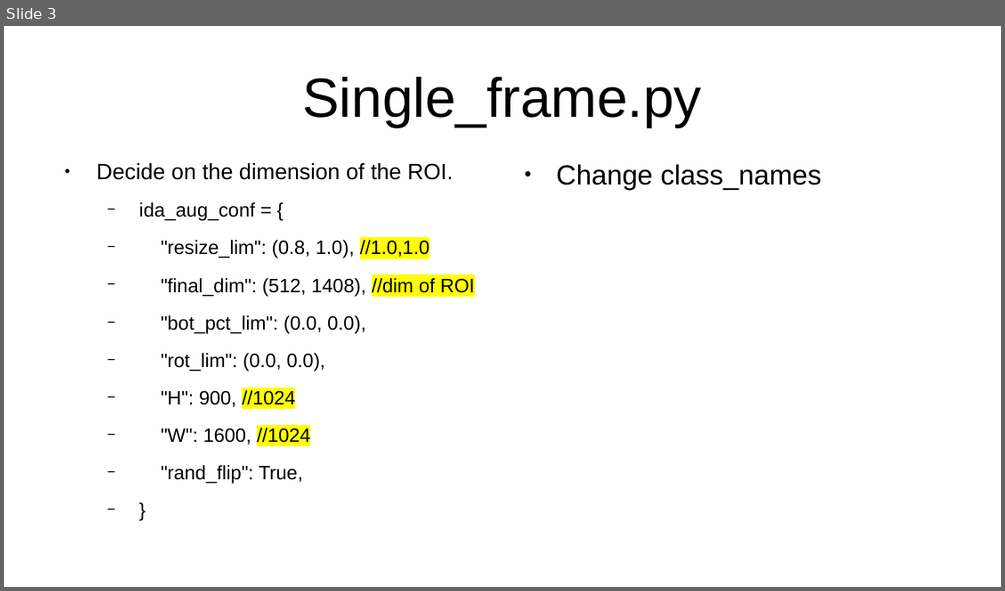
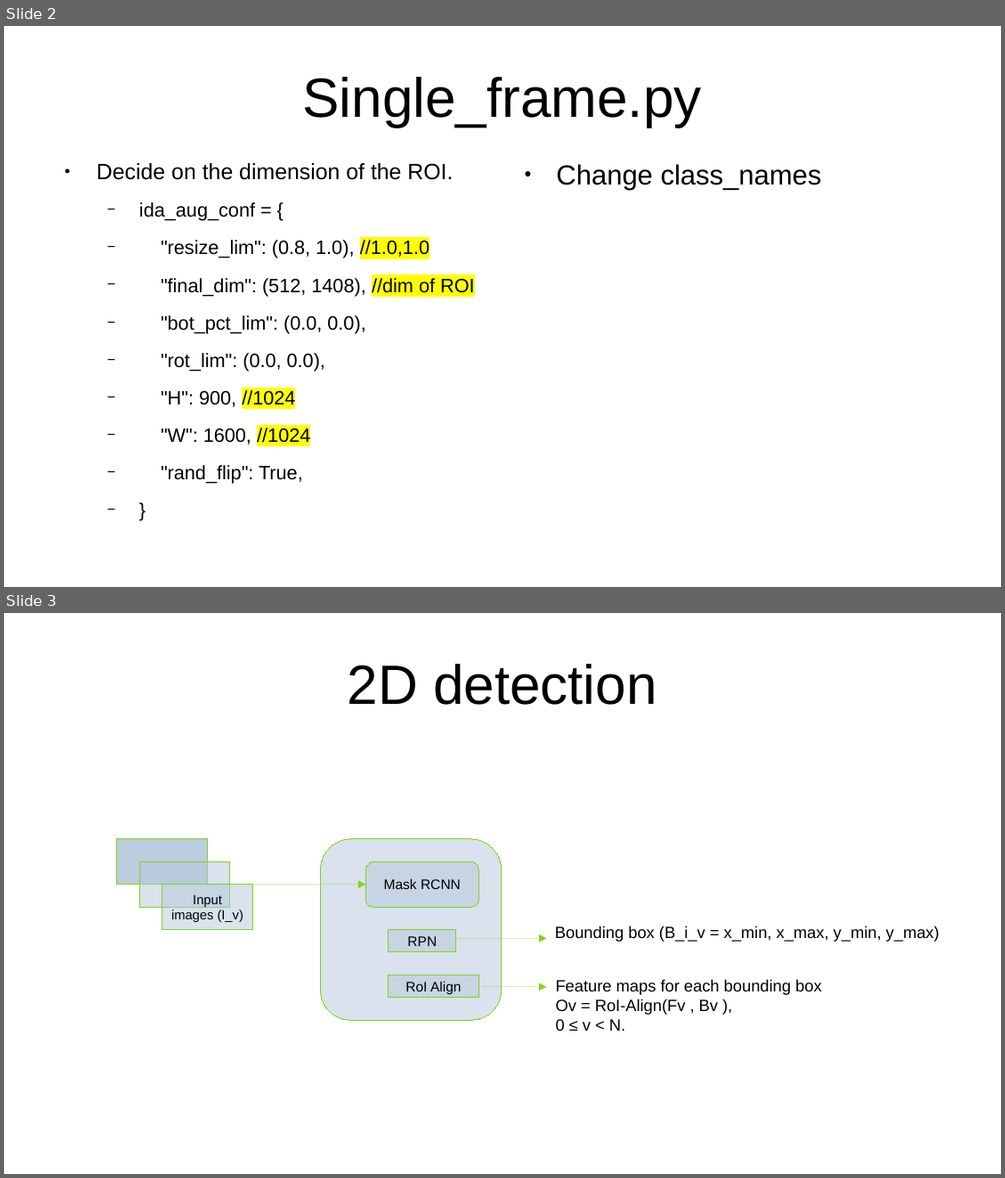
Before and after one commit to katzkid/MV2Dbasedlifting, a slide deck: NN_Study.odp. Shown one above the other, each under a label of ours: slide 3 before the commit, slides 2 and 3 after it. The pictures are 1005x591 and 1005x1178 pixels, drawn with LibreOffice and Linux fonts; fonts in the diff are those of the drawing. Boxes give left, top, right and bottom in pixels: in the first picture for what was removed or moved away, otherwise in the second. Text is boxed around its words. In the diff, an @@ line names an element or a change of style, - is before the commit and + after.

```diff
--- a/NN_Study.odp
+++ b/NN_Study.odp
@@ slide 3 added at bbox=[4, 613, 1001, 1174], background #FFFFFF @@
@@ title added at bbox=[347, 664, 657, 705], 44 pt, text #000000 @@
+2D detection
@@ rounded rectangle added at bbox=[366, 861, 479, 907], fill #B4C7DC at 50% opacity, outline #81D41A 0 pt, 11 pt, text #000000 @@
+Mask RCNN
@@ arrow added from (252, 884) to (366, 884), #81D41A 0 pt @@
@@ group added at bbox=[117, 839, 939, 1030]: 7 rectangles, 2 texts, 2 arrows, 1 rounded rectangle @@
+Input images (I_v)
+RPN
+RoI Align
+Bounding box (B_i_v = x_min, x_max, y_min, y_max)
+Feature maps for each bounding box Ov = RoI-Align(Fv , Bv ),
+0 ≤ v < N.
@@ what was slide 3 is now slide 2 @@
```
Also in this commit, not shown: 6 other slides added, 1 other file.
